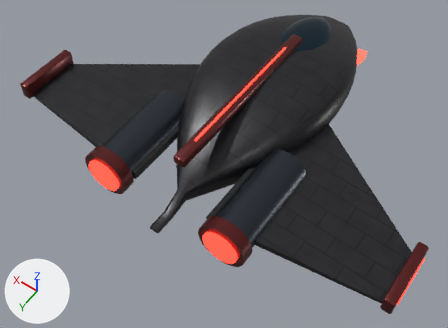
Renders of the glTF model assets/models/ship_dropship.glb from each side of a commit.
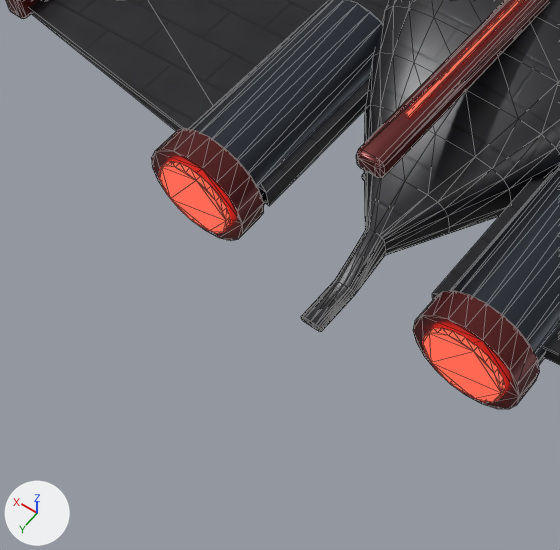
Old and new are each drawn whole from a 50 mm lens placed at (-8.87, 14.63, 20.4), pointed at (0.14, 2.02, 0.58) and again close up on the part from 4% to 58% of the width and 28% to 100% of the height. Lighting does not change. The marker at lower left points along +X, +Y and +Z. The older version's two pictures come first. The close-ups show mesh edges as thin lines. Vertices at exactly the same position are counted once.

The scene before the commit, as lines of its bpy script (objects in view):
```python
me_fuselage = bpy.data.meshes.new('fuselage')
me_fuselage.from_pydata(...)  # 1282 vertices, 2460 faces; spans x -8.3..8.3, y -7.2..6.5, z 0.0..4.0
# faces by material slot: [700, 440, 476, 188, 584, 48, 24]
me_fuselage.materials.append(mat_ship_hull)
me_fuselage.materials.append(mat_ship_glass)  # black #0a1016
me_fuselage.materials.append(mat_ship_accent)  # dark red #5d1c1c
me_fuselage.materials.append(mat_ship_glow)  # red #ff3326, glowing red #ff3326
me_fuselage.materials.append(mat_gunmetal)  # dark grey #3a3f47
me_fuselage.materials.append(mat_darkmetal)  # black #1c1f24
me_fuselage.materials.append(mat_neon_red)  # red #ff3326, glowing red #ff3326
ob_ship_dropship = bpy.data.objects.new('ship_dropship', me_fuselage)
ob_ship_dropship.location = (0.0, 0.0, 0.0)
```
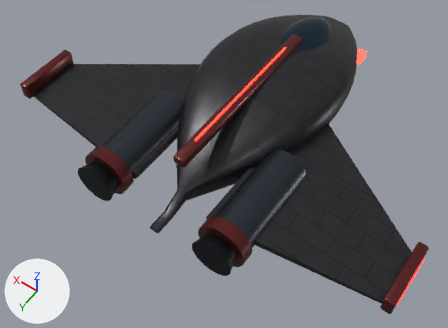
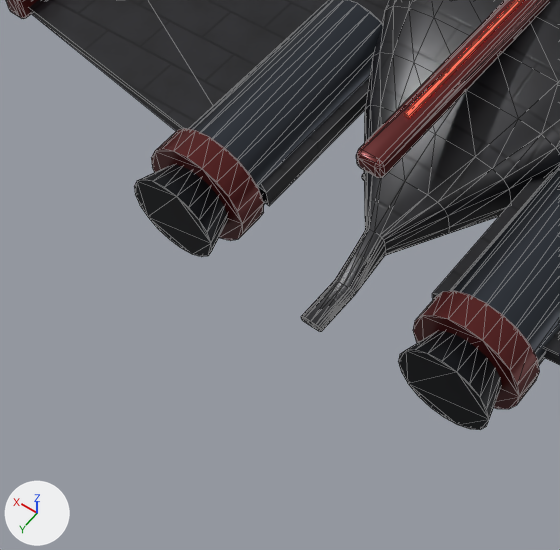
Changed parts and their boxes [x1, y1, x2, y2] in the close-ups (560 x 550 px; the box of a moved part takes in the faces that stretch with it):
'ship_dropship', reshaped: before [6, 0, 560, 409]; after [6, 0, 560, 430]
part 1 of me_fuselage, added (black): after [134, 164, 227, 257]
part 2 of me_fuselage, added (black): after [398, 331, 502, 430]
part 3 of me_fuselage, moved or reshaped (not visible afterwards): before [159, 161, 231, 233]
part 4 of me_fuselage, moved or reshaped (not visible afterwards): before [423, 328, 505, 402]

Edits to the bpy script that builds the scene:
```text
Change me_fuselage:
    used by ob_ship_dropship; location = (0.0, 0.0, 0.0)
    remove me_fuselage.from_pydata(...)  # 1282 vertices, 2460 faces; spans x -8.3..8.3, y -7.2..6.5, z 0.0..4.0
    add me_fuselage.from_pydata(...)  # 1362 vertices, 2612 faces; spans x -8.3..8.3, y -7.2..6.6, z 0.0..4.0
    me_fuselage part 1: a new loose piece, a 20-sided cut cone along y (radius 0.62 at the low end, 0.8 at the high end) spanning x 1.8..3.4, y 6.0..6.6, z 1.5..3.1, in mat_darkmetal (black #1c1f24)
    me_fuselage part 2: a new loose piece, a 20-sided cut cone along y (radius 0.62 at the low end, 0.8 at the high end) spanning x -3.4..-1.8, y 6.0..6.6, z 1.5..3.1, in mat_darkmetal (black #1c1f24)
    me_fuselage part 3
    40 vertices move from x 1.9..3.3, y 6.0..6.2, z 1.6..3.0 to x 2.1..3.0, y 5.9..6.0, z 1.8..2.8
    me_fuselage part 4
    40 vertices move from x -3.3..-1.9, y 6.0..6.2, z 1.6..3.0 to x -3.0..-2.1, y 5.9..6.0, z 1.8..2.8
```
